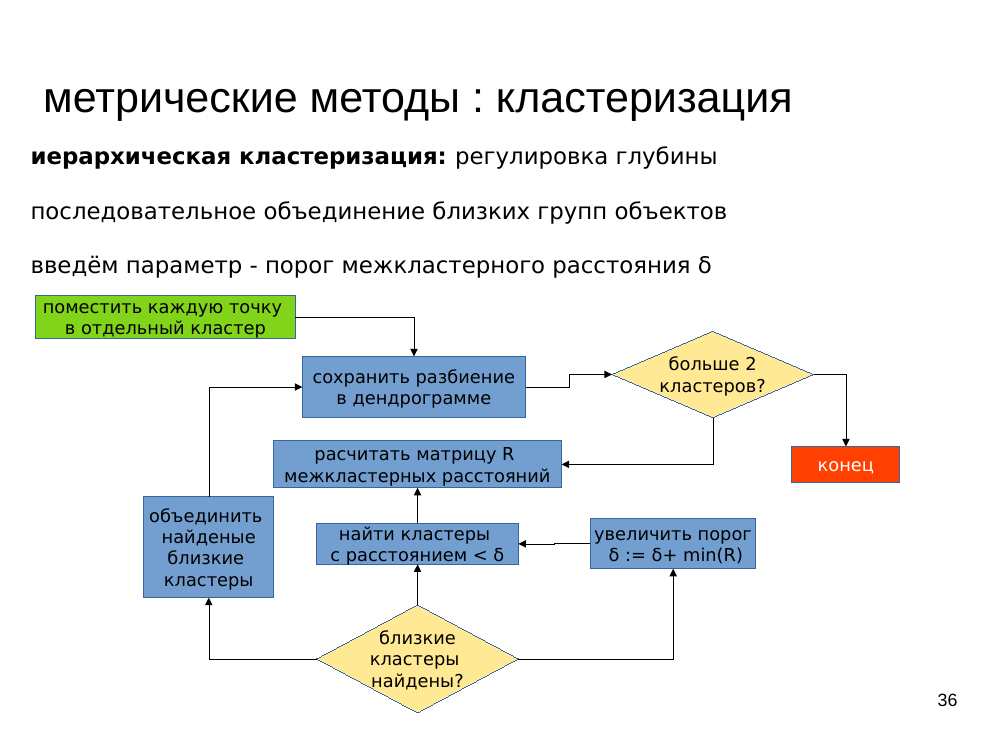
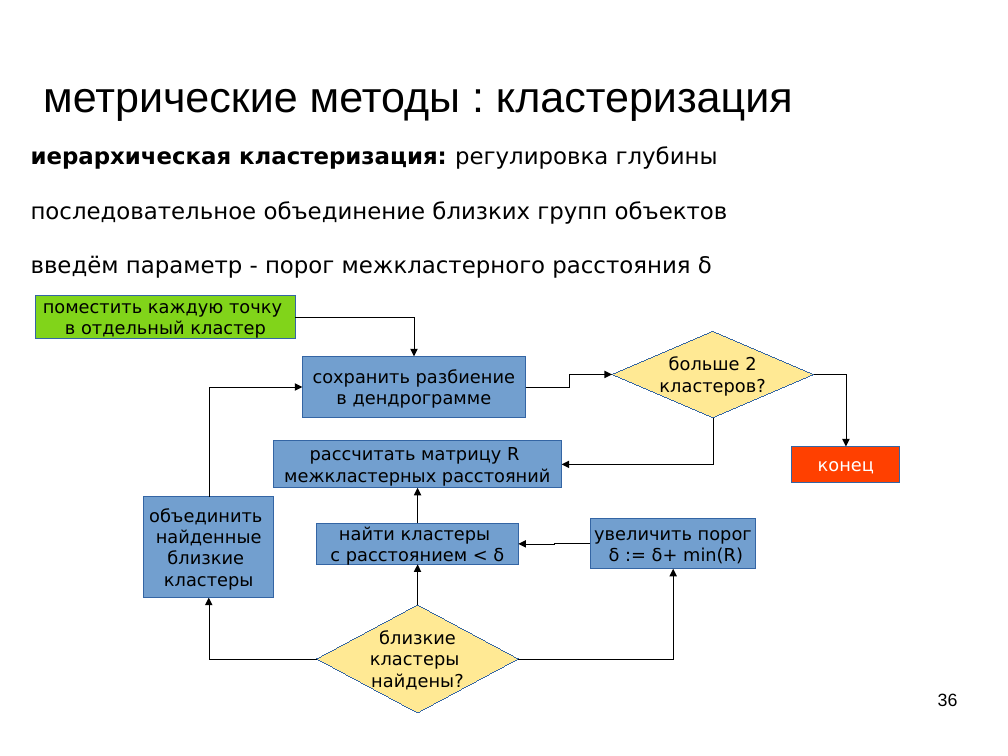
Before and after one commit to mechanoid5/ml_lectorium_legacy, a slide deck: slide 36 of 05-cluster.odp. Drawn at 1008x756 pixels with LibreOffice and Linux fonts; fonts in the diff are those of the drawing; background and template pictures are left out. Boxes give left, top, right and bottom in pixels: in the first picture for what was removed or moved away, otherwise in the second. Text is boxed around its words. In the diff, an @@ line names an element or a change of style, - is before the commit and + after.

```diff
--- a/05-cluster.odp
+++ b/05-cluster.odp
@@ text in rectangle at [310, 447, 519, 464]: text changed @@
-расчитать матрицу R
+рассчитать матрицу R
@@ text in rectangle at [156, 529, 262, 546]: text changed @@
-найденые
+найденные
```
Also in this commit, not shown: 1 other slide changed, 2 slides removed, 23 other files.
